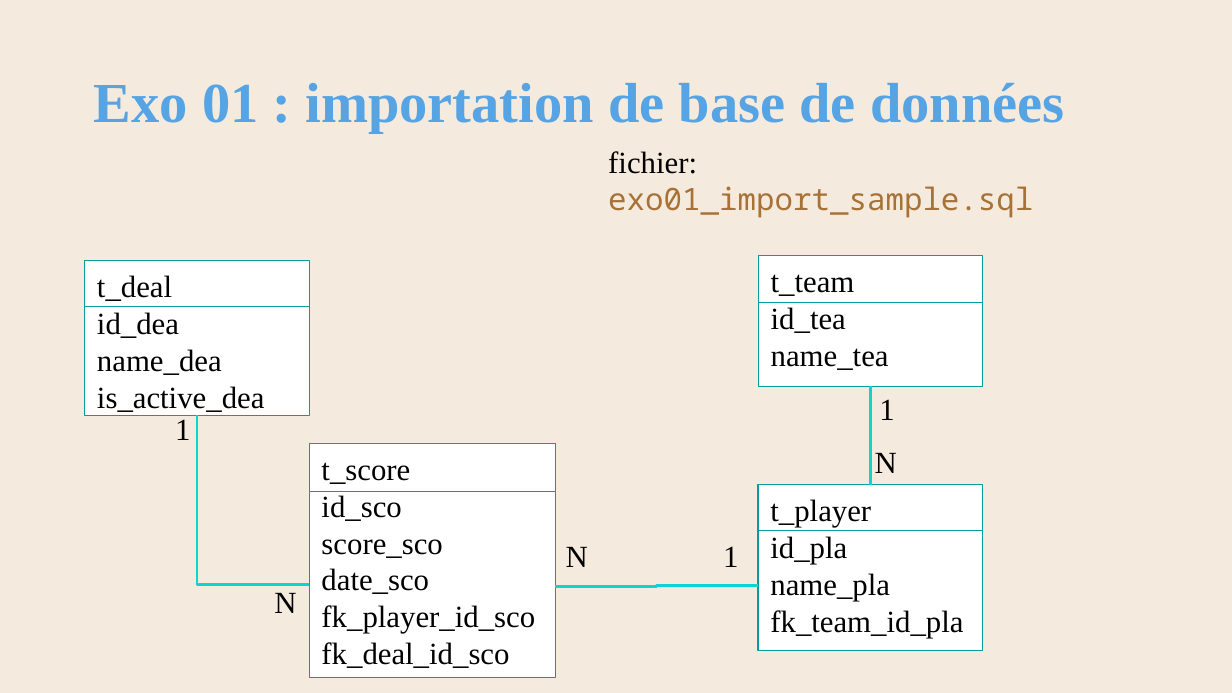
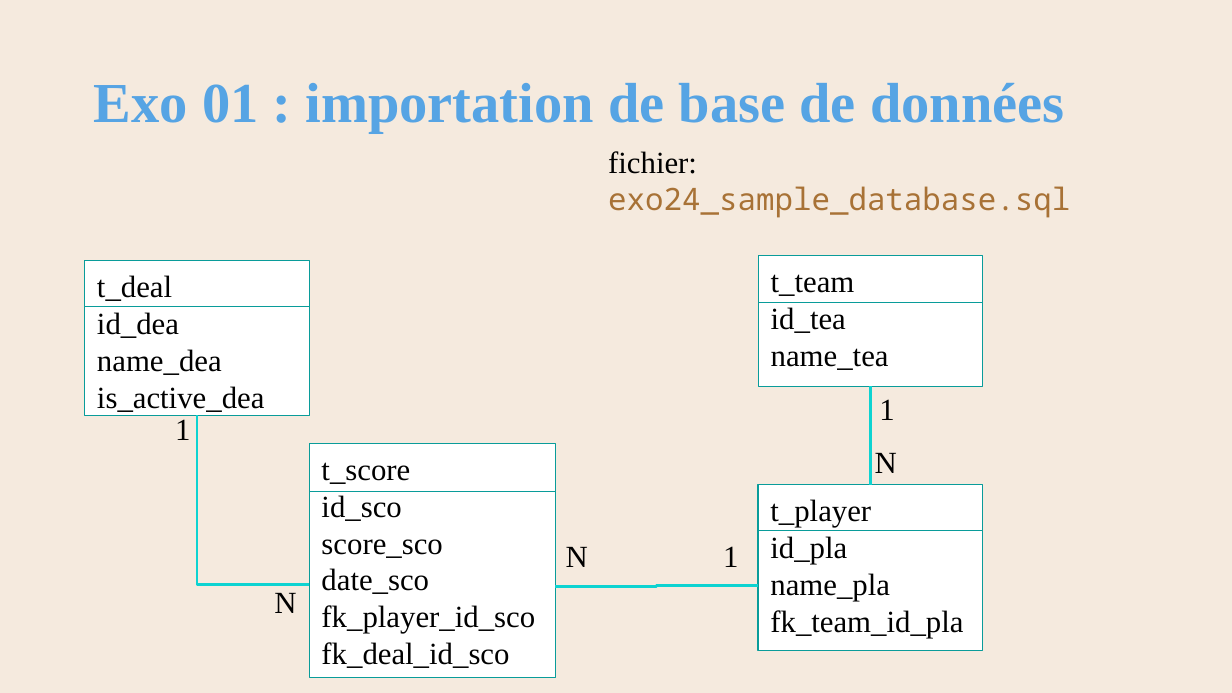
Before and after one commit to AlainWafflard/4IPW3, a slide deck: slide 8 of syllabus/24_intégration_SQL/syllabus_24_sql.pptx (slide 9 before the commit). Drawn at 1232x693 pixels with LibreOffice and Linux fonts; fonts in the diff are those of the drawing; background and template pictures are left out. Boxes give left, top, right and bottom in pixels: in the first picture for what was removed or moved away, otherwise in the second. Text is boxed around its words. In the diff, an @@ line names an element or a change of style, - is before the commit and + after.

Commit message:
update 2025/01/11 : press database v04 ; sample database ; syllabus 24

```diff
--- a/syllabus/24_intégration_SQL/syllabus_24_sql.pptx
+++ b/syllabus/24_intégration_SQL/syllabus_24_sql.pptx
@@ text at (608, 151, 1070, 218): text changed @@
-fichier: exo01_import_sample.sql
+fichier: exo24_sample_database.sql
```
Also in this commit, not shown: 9 other slides changed, 1 slide added, 2 slides removed, 5 other files.
